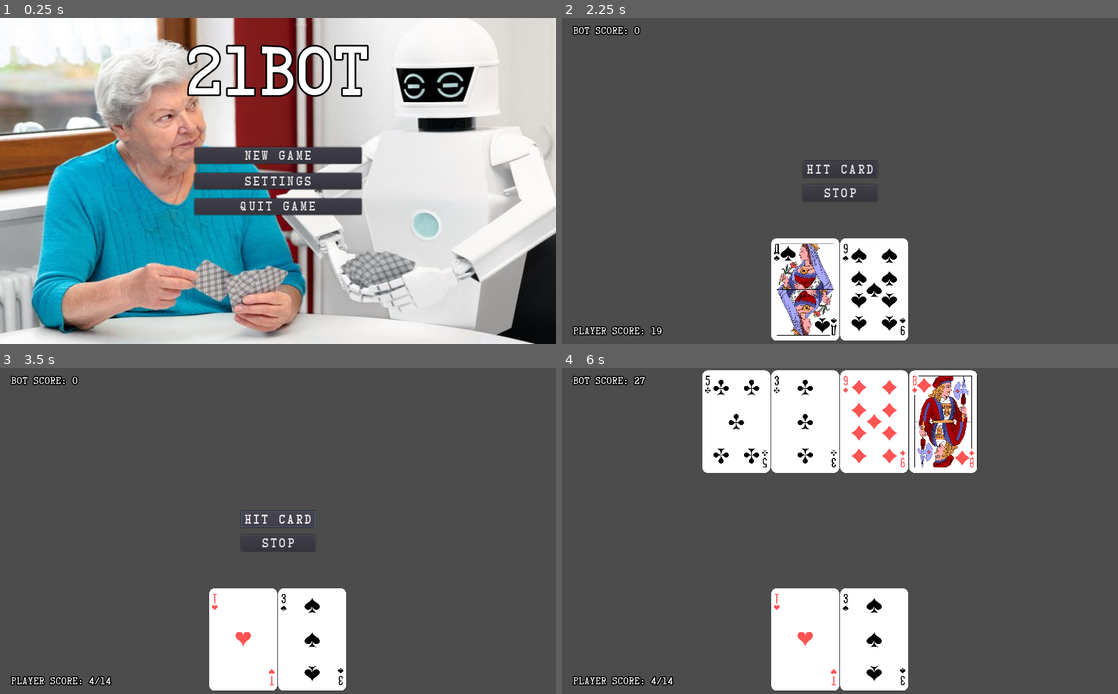
Above: before the commit, frames 1-4 (two rows, left to right).
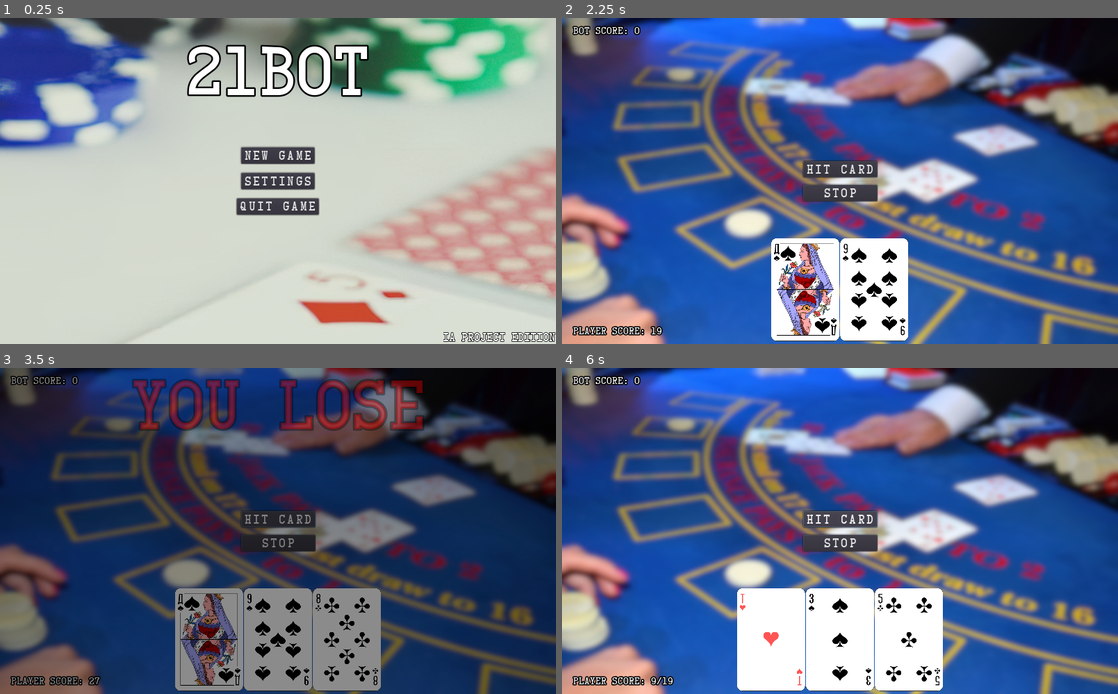
Above: after the commit, the same moments.

Repository: Green-Tortoises/21bot
Game: Godot game, scene res://Menus/MainMenu.tscn
Two runs of this game, one before a commit and one after it. Both use one fixed random seed, a clock stepped at 60 frames per second and the inputs below.
Inputs (mouse positions are in pixels of both pictures, inside the frame that each line leads up to):
- Up to frame 1 (0.25 s): no input
- Up to frame 2 (2.25 s): click "Settings" at 0.5 s; click "Back to menu" at 1.25 s; click "New Game" at 2 s
- Up to frame 3 (3.5 s): click "Hit card" at 2.75 s
- Up to frame 4 (6 s): click (840, 544) at 3.5 s, where only the run before the commit has a clickable "Stop"; hold Home (ui_home) 4.28-5 s; click (840, 514) at 5 s, where only the run after the commit has a clickable "Reset"; click (840, 517) at 5.75 s, where only the run after the commit has a clickable "Hit card"

The runs differ from the first frame. In frame 1, 82% of the frame differs, in the area x 0-100%, y 0-100%; in frame 2, 90%; in frame 3, 87%; in frame 4, 91%.

Commit message:
feat: refeito toda a interface do jogo

Diff:
--- a/21bot/Menus/MainMenu.gd
+++ b/21bot/Menus/MainMenu.gd
@@ -1,7 +1,4 @@
 extends Control
-
-func _ready():
-	print(ModelController.run_ai())
 
 func _on_NewGame_pressed():
 	var _err = get_tree().change_scene("res://Scenes/GameScene.tscn")
--- a/21bot/Menus/MainMenu.tscn
+++ b/21bot/Menus/MainMenu.tscn
@@ -1,9 +1,18 @@
-[gd_scene load_steps=5 format=2]
+[gd_scene load_steps=7 format=2]
 
 [ext_resource path="res://Menus/MainMenu.gd" type="Script" id=1]
-[ext_resource path="res://Assets/21Bot.jpg" type="Texture" id=2]
+[ext_resource path="res://Assets/main_menu.jpg" type="Texture" id=2]
 [ext_resource path="res://Fonts/Button.tres" type="DynamicFont" id=3]
 [ext_resource path="res://Fonts/Title.tres" type="DynamicFont" id=4]
+
+[sub_resource type="DynamicFontData" id=1]
+font_path = "res://Assets/CardFont.ttf"
+
+[sub_resource type="DynamicFont" id=2]
+size = 18
+outline_size = 1
+outline_color = Color( 0, 0, 0, 1 )
+font_data = SubResource( 1 )
 
 [node name="MainMenu" type="Control"]
 anchor_right = 1.0
@@ -14,61 +23,78 @@
 anchor_right = 1.0
 anchor_bottom = 1.0
 texture = ExtResource( 2 )
+expand = true
 stretch_mode = 1
 
+[node name="EditionBoxVertical" type="VBoxContainer" parent="."]
+anchor_right = 1.0
+anchor_bottom = 1.0
+alignment = 2
+
+[node name="EditionBoxHorizontal" type="HBoxContainer" parent="EditionBoxVertical"]
+margin_top = 578.0
+margin_right = 1024.0
+margin_bottom = 600.0
+custom_constants/separation = 0
+alignment = 2
+
+[node name="Label" type="Label" parent="EditionBoxVertical/EditionBoxHorizontal"]
+margin_left = 808.0
+margin_right = 1024.0
+margin_bottom = 22.0
+custom_fonts/font = SubResource( 2 )
+text = "IA Project Edition"
+
 [node name="Title" type="VBoxContainer" parent="."]
-anchor_left = 0.5
-anchor_right = 0.5
-margin_left = -250.0
-margin_right = 250.0
-margin_bottom = 40.0
+anchor_right = 1.0
+anchor_bottom = 1.0
 
 [node name="VSplitContainer" type="VSplitContainer" parent="Title"]
-margin_right = 500.0
+margin_right = 1024.0
 margin_bottom = 25.0
 rect_min_size = Vector2( 0, 25 )
 collapsed = true
 
 [node name="Label" type="Label" parent="Title"]
 margin_top = 29.0
-margin_right = 500.0
+margin_right = 1024.0
 margin_bottom = 156.0
 custom_fonts/font = ExtResource( 4 )
 text = "21Bot"
 align = 1
 
 [node name="Buttons" type="VBoxContainer" parent="."]
-anchor_left = 0.5
-anchor_top = 0.5
-anchor_right = 0.5
-anchor_bottom = 0.5
-margin_left = -154.0
-margin_top = -201.0
-margin_right = 154.0
-margin_bottom = 201.0
+anchor_right = 1.0
+anchor_bottom = 1.0
 size_flags_horizontal = 4
 size_flags_vertical = 4
 custom_constants/separation = 17
 alignment = 1
 
 [node name="NewGame" type="Button" parent="Buttons"]
-margin_top = 139.0
-margin_right = 308.0
-margin_bottom = 169.0
+margin_left = 443.0
+margin_top = 238.0
+margin_right = 580.0
+margin_bottom = 268.0
+size_flags_horizontal = 4
 custom_fonts/font = ExtResource( 3 )
 text = "New Game"
 
 [node name="Settings" type="Button" parent="Buttons"]
-margin_top = 186.0
-margin_right = 308.0
-margin_bottom = 216.0
+margin_left = 443.0
+margin_top = 285.0
+margin_right = 580.0
+margin_bottom = 315.0
+size_flags_horizontal = 4
 custom_fonts/font = ExtResource( 3 )
 text = "Settings"
 
 [node name="Quit" type="Button" parent="Buttons"]
-margin_top = 233.0
-margin_right = 308.0
-margin_bottom = 263.0
+margin_left = 435.0
+margin_top = 332.0
+margin_right = 588.0
+margin_bottom = 362.0
+size_flags_horizontal = 4
 custom_fonts/font = ExtResource( 3 )
 text = "Quit Game"
 
--- a/21bot/Menus/OptionsMenu.gd
+++ b/21bot/Menus/OptionsMenu.gd
@@ -2,12 +2,20 @@
 
 onready var model_selector = $Center/OptionsBox/Options/ModelSelection
 
+onready var card_dealing_label = $Center/OptionsBox/Options/CardDealing
+onready var card_dealing       = $Center/OptionsBox/Options/CardDealingTimer
+
 var model_controller = ModelController
+var settings         = GameSettings
 
 # Called when the node enters the scene tree for the first time.
 func _ready():
+
+	card_dealing_label.text = "   Card Dealing Timer: " + str(settings.card_timer)
+	card_dealing.value      = settings.card_timer
+
 	for model in model_controller.AiModels:
-		model_selector.add_item(model)
+		model_selector.add_item(model.replace("_"," "))
 
 	model_selector.select(model_controller.selected_model)
 
@@ -18,3 +26,8 @@
 func _on_ModelSelection_item_selected(index):
 	model_controller.selected_model = index
 	print(model_controller.selected_model)
+
+
+func _on_CardDealingTimer_value_changed(value):
+	settings.card_timer     = value
+	card_dealing_label.text = "   Card Dealing Timer: " + str(settings.card_timer)
--- a/21bot/Menus/OptionsMenu.tscn
+++ b/21bot/Menus/OptionsMenu.tscn
@@ -1,21 +1,33 @@
-[gd_scene load_steps=5 format=2]
+[gd_scene load_steps=9 format=2]
 
 [ext_resource path="res://Fonts/Button.tres" type="DynamicFont" id=1]
 [ext_resource path="res://Assets/CardFont.ttf" type="DynamicFontData" id=2]
 [ext_resource path="res://Menus/OptionsMenu.gd" type="Script" id=3]
+[ext_resource path="res://Assets/options_menu.png" type="Texture" id=4]
 
 [sub_resource type="DynamicFont" id=1]
 font_data = ExtResource( 2 )
+
+[sub_resource type="DynamicFontData" id=3]
+font_path = "res://Assets/CardFont.ttf"
+
+[sub_resource type="DynamicFont" id=4]
+size = 12
+font_data = SubResource( 3 )
+
+[sub_resource type="Theme" id=2]
+default_font = SubResource( 4 )
 
 [node name="Options" type="Control"]
 anchor_right = 1.0
 anchor_bottom = 1.0
 script = ExtResource( 3 )
 
-[node name="ColorRect" type="ColorRect" parent="."]
+[node name="TextureRect" type="TextureRect" parent="."]
 anchor_right = 1.0
 anchor_bottom = 1.0
-color = Color( 0.4, 0.811765, 0.803922, 1 )
+texture = ExtResource( 4 )
+expand = true
 
 [node name="Center" type="CenterContainer" parent="."]
 anchor_right = 1.0
@@ -27,7 +39,7 @@
 margin_right = 762.0
 margin_bottom = 550.0
 rect_min_size = Vector2( 500, 500 )
-color = Color( 0.137255, 0.117647, 0.117647, 1 )
+color = Color( 0.137255, 0.117647, 0.117647, 0.937255 )
 
 [node name="Options" type="VBoxContainer" parent="Center/OptionsBox"]
 anchor_right = 1.0
@@ -47,7 +59,7 @@
 text = "Options"
 align = 1
 
-[node name="Title2" type="Label" parent="Center/OptionsBox/Options"]
+[node name="AIModel" type="Label" parent="Center/OptionsBox/Options"]
 margin_top = 73.0
 margin_right = 500.0
 margin_bottom = 93.0
@@ -58,12 +70,34 @@
 margin_left = 25.0
 margin_top = 110.0
 margin_right = 475.0
-margin_bottom = 130.0
+margin_bottom = 131.0
 rect_min_size = Vector2( 450, 0 )
 size_flags_horizontal = 4
+theme = SubResource( 2 )
+
+[node name="CardDealing" type="Label" parent="Center/OptionsBox/Options"]
+margin_top = 148.0
+margin_right = 500.0
+margin_bottom = 168.0
+custom_fonts/font = SubResource( 1 )
+text = "   Card Dealing Timer"
+
+[node name="CardDealingTimer" type="HSlider" parent="Center/OptionsBox/Options"]
+margin_left = 25.0
+margin_top = 185.0
+margin_right = 475.0
+margin_bottom = 201.0
+rect_min_size = Vector2( 450, 0 )
+size_flags_horizontal = 4
+min_value = 0.1
+max_value = 5.0
+step = 0.1
+value = 0.1
+tick_count = 5
+ticks_on_borders = true
 
 [node name="BackToMenu" type="VBoxContainer" parent="Center/OptionsBox/Options"]
-margin_top = 147.0
+margin_top = 218.0
 margin_right = 500.0
 margin_bottom = 500.0
 size_flags_horizontal = 3
@@ -72,19 +106,20 @@
 
 [node name="Button" type="Button" parent="Center/OptionsBox/Options/BackToMenu"]
 margin_left = 25.0
-margin_top = 304.0
+margin_top = 233.0
 margin_right = 475.0
-margin_bottom = 334.0
+margin_bottom = 263.0
 rect_min_size = Vector2( 450, 0 )
 size_flags_horizontal = 4
 custom_fonts/font = ExtResource( 1 )
 text = "Back to menu"
 
 [node name="VSplit" type="VSplitContainer" parent="Center/OptionsBox/Options/BackToMenu"]
-margin_top = 338.0
+margin_top = 267.0
 margin_right = 500.0
-margin_bottom = 353.0
+margin_bottom = 282.0
 rect_min_size = Vector2( 0, 15 )
 
 [connection signal="item_selected" from="Center/OptionsBox/Options/ModelSelection" to="." method="_on_ModelSelection_item_selected"]
+[connection signal="value_changed" from="Center/OptionsBox/Options/CardDealingTimer" to="." method="_on_CardDealingTimer_value_changed"]
 [connection signal="pressed" from="Center/OptionsBox/Options/BackToMenu/Button" to="." method="_on_Button_pressed"]
--- a/21bot/Players/Player.gd
+++ b/21bot/Players/Player.gd
@@ -2,7 +2,6 @@
 class_name Player
 
 onready var cards = $Cards
-onready var tween = $Tween
 
 var scoreboard : String  = ""
 var minimum_score : int = 0
--- /dev/null
+++ b/21bot/Scenes/GameOver.gd
@@ -0,0 +1,37 @@
+extends Control
+class_name GameOver
+
+signal quit_game
+signal reset_game
+
+enum State {
+	BotWins,
+	PlayerWins,
+}
+
+export(State) var winner = State.PlayerWins setget set_winner
+
+onready var label = $GameOverLabel
+
+func _ready():
+	if winner == State.PlayerWins:
+		label.text = "YOU WIN"
+		label.set("custom_colors/font_color", Color(0,1,0))
+	else:
+		label.text = "YOU LOSE"
+		label.set("custom_colors/font_color", Color(1,0,0))
+
+	get_tree().paused = true
+
+func set_winner(new_winner):
+	winner = new_winner
+
+func _on_Reset_pressed():
+	get_tree().paused = false
+	emit_signal("reset_game")
+	self.queue_free()
+
+func _on_Quit_pressed():
+	get_tree().paused = false
+	emit_signal("quit_game")
+	self.queue_free()
--- a/21bot/Scenes/GameOver.tscn
+++ b/21bot/Scenes/GameOver.tscn
@@ -1,13 +1,293 @@
-[gd_scene format=2]
+[gd_scene load_steps=6 format=2]
+
+[ext_resource path="res://Fonts/Title.tres" type="DynamicFont" id=1]
+[ext_resource path="res://Fonts/Button.tres" type="DynamicFont" id=2]
+[ext_resource path="res://Scenes/GameOver.gd" type="Script" id=3]
+
+[sub_resource type="Animation" id=1]
+length = 0.001
+tracks/0/type = "value"
+tracks/0/path = NodePath("Background:modulate")
+tracks/0/interp = 1
+tracks/0/loop_wrap = true
+tracks/0/imported = false
+tracks/0/enabled = true
+tracks/0/keys = {
+"times": PoolRealArray( 0 ),
+"transitions": PoolRealArray( 1 ),
+"update": 0,
+"values": [ Color( 1, 1, 1, 1 ) ]
+}
+tracks/1/type = "value"
+tracks/1/path = NodePath("Background:visible")
+tracks/1/interp = 1
+tracks/1/loop_wrap = true
+tracks/1/imported = false
+tracks/1/enabled = true
+tracks/1/keys = {
+"times": PoolRealArray( 0 ),
+"transitions": PoolRealArray( 1 ),
+"update": 0,
+"values": [ true ]
+}
+tracks/2/type = "value"
+tracks/2/path = NodePath("GameOverLabel:modulate")
+tracks/2/interp = 1
+tracks/2/loop_wrap = true
+tracks/2/imported = false
+tracks/2/enabled = true
+tracks/2/keys = {
+"times": PoolRealArray( 0 ),
+"transitions": PoolRealArray( 1 ),
+"update": 0,
+"values": [ Color( 1, 1, 1, 0 ) ]
+}
+tracks/3/type = "value"
+tracks/3/path = NodePath("GameOverLabel:visible")
+tracks/3/interp = 1
+tracks/3/loop_wrap = true
+tracks/3/imported = false
+tracks/3/enabled = true
+tracks/3/keys = {
+"times": PoolRealArray( 0 ),
+"transitions": PoolRealArray( 1 ),
+"update": 0,
+"values": [ false ]
+}
+tracks/4/type = "value"
+tracks/4/path = NodePath("Options:visible")
+tracks/4/interp = 1
+tracks/4/loop_wrap = true
+tracks/4/imported = false
+tracks/4/enabled = true
+tracks/4/keys = {
+"times": PoolRealArray( 0 ),
+"transitions": PoolRealArray( 1 ),
+"update": 0,
+"values": [ false ]
+}
+tracks/5/type = "value"
+tracks/5/path = NodePath("Options/Reset:modulate")
+tracks/5/interp = 1
+tracks/5/loop_wrap = true
+tracks/5/imported = false
+tracks/5/enabled = true
+tracks/5/keys = {
+"times": PoolRealArray( 0 ),
+"transitions": PoolRealArray( 1 ),
+"update": 0,
+"values": [ Color( 1, 1, 1, 0 ) ]
+}
+tracks/6/type = "value"
+tracks/6/path = NodePath("Options/Quit:modulate")
+tracks/6/interp = 1
+tracks/6/loop_wrap = true
+tracks/6/imported = false
+tracks/6/enabled = true
+tracks/6/keys = {
+"times": PoolRealArray( 0 ),
+"transitions": PoolRealArray( 1 ),
+"update": 0,
+"values": [ Color( 1, 1, 1, 0 ) ]
+}
+tracks/7/type = "value"
+tracks/7/path = NodePath("Options/Reset:disabled")
+tracks/7/interp = 1
+tracks/7/loop_wrap = true
+tracks/7/imported = false
+tracks/7/enabled = true
+tracks/7/keys = {
+"times": PoolRealArray( 0 ),
+"transitions": PoolRealArray( 1 ),
+"update": 0,
+"values": [ true ]
+}
+tracks/8/type = "value"
+tracks/8/path = NodePath("Options/Quit:disabled")
+tracks/8/interp = 1
+tracks/8/loop_wrap = true
+tracks/8/imported = false
+tracks/8/enabled = true
+tracks/8/keys = {
+"times": PoolRealArray( 0 ),
+"transitions": PoolRealArray( 1 ),
+"update": 0,
+"values": [ true ]
+}
+
+[sub_resource type="Animation" id=2]
+resource_name = "Start"
+length = 1.6
+tracks/0/type = "value"
+tracks/0/path = NodePath("Background:modulate")
+tracks/0/interp = 1
+tracks/0/loop_wrap = true
+tracks/0/imported = false
+tracks/0/enabled = true
+tracks/0/keys = {
+"times": PoolRealArray( 0, 0.5 ),
+"transitions": PoolRealArray( 1, 1 ),
+"update": 0,
+"values": [ Color( 1, 1, 1, 0 ), Color( 1, 1, 1, 0.45098 ) ]
+}
+tracks/1/type = "value"
+tracks/1/path = NodePath("Background:visible")
+tracks/1/interp = 1
+tracks/1/loop_wrap = true
+tracks/1/imported = false
+tracks/1/enabled = true
+tracks/1/keys = {
+"times": PoolRealArray( 0 ),
+"transitions": PoolRealArray( 1 ),
+"update": 1,
+"values": [ true ]
+}
+tracks/2/type = "value"
+tracks/2/path = NodePath("GameOverLabel:modulate")
+tracks/2/interp = 1
+tracks/2/loop_wrap = true
+tracks/2/imported = false
+tracks/2/enabled = true
+tracks/2/keys = {
+"times": PoolRealArray( 0.5, 1 ),
+"transitions": PoolRealArray( 1, 1 ),
+"update": 0,
+"values": [ Color( 1, 1, 1, 0 ), Color( 1, 1, 1, 1 ) ]
+}
+tracks/3/type = "value"
+tracks/3/path = NodePath("GameOverLabel:visible")
+tracks/3/interp = 1
+tracks/3/loop_wrap = true
+tracks/3/imported = false
+tracks/3/enabled = true
+tracks/3/keys = {
+"times": PoolRealArray( 0, 0.5 ),
+"transitions": PoolRealArray( 1, 1 ),
+"update": 1,
+"values": [ false, true ]
+}
+tracks/4/type = "value"
+tracks/4/path = NodePath("Options:visible")
+tracks/4/interp = 1
+tracks/4/loop_wrap = true
+tracks/4/imported = false
+tracks/4/enabled = true
+tracks/4/keys = {
+"times": PoolRealArray( 0, 1 ),
+"transitions": PoolRealArray( 1, 1 ),
+"update": 1,
+"values": [ false, true ]
+}
+tracks/5/type = "value"
+tracks/5/path = NodePath("Options/Reset:modulate")
+tracks/5/interp = 1
+tracks/5/loop_wrap = true
+tracks/5/imported = false
+tracks/5/enabled = true
+tracks/5/keys = {
+"times": PoolRealArray( 1, 1.3 ),
+"transitions": PoolRealArray( 1, 1 ),
+"update": 0,
+"values": [ Color( 1, 1, 1, 0 ), Color( 1, 1, 1, 1 ) ]
+}
+tracks/6/type = "value"
+tracks/6/path = NodePath("Options/Quit:modulate")
+tracks/6/interp = 1
+tracks/6/loop_wrap = true
+tracks/6/imported = false
+tracks/6/enabled = true
+tracks/6/keys = {
+"times": PoolRealArray( 1.3, 1.6 ),
+"transitions": PoolRealArray( 1, 1 ),
+"update": 0,
+"values": [ Color( 1, 1, 1, 0 ), Color( 1, 1, 1, 1 ) ]
+}
+tracks/7/type = "value"
+tracks/7/path = NodePath("Options/Reset:disabled")
+tracks/7/interp = 1
+tracks/7/loop_wrap = true
+tracks/7/imported = false
+tracks/7/enabled = true
+tracks/7/keys = {
+"times": PoolRealArray( 0, 1.6 ),
+"transitions": PoolRealArray( 1, 1 ),
+"update": 1,
+"values": [ true, false ]
+}
+tracks/8/type = "value"
+tracks/8/path = NodePath("Options/Quit:disabled")
+tracks/8/interp = 1
+tracks/8/loop_wrap = true
+tracks/8/imported = false
+tracks/8/enabled = true
+tracks/8/keys = {
+"times": PoolRealArray( 0, 1.6 ),
+"transitions": PoolRealArray( 1, 1 ),
+"update": 1,
+"values": [ true, false ]
+}
 
 [node name="GameOver" type="Control"]
+pause_mode = 2
 anchor_right = 1.0
 anchor_bottom = 1.0
-
-[node name="Background" type="TextureRect" parent="."]
+script = ExtResource( 3 )
+
+[node name="Background" type="ColorRect" parent="."]
 anchor_right = 1.0
 anchor_bottom = 1.0
-
-[node name="Label" type="Label" parent="."]
-margin_right = 40.0
-margin_bottom = 14.0
+color = Color( 0, 0, 0, 1 )
+
+[node name="GameOverLabel" type="Label" parent="."]
+visible = false
+modulate = Color( 1, 1, 1, 0 )
+anchor_left = 0.5
+anchor_right = 0.5
+margin_left = -511.0
+margin_right = 511.0
+margin_bottom = 127.0
+size_flags_horizontal = 3
+custom_colors/font_color = Color( 1, 0, 0, 1 )
+custom_fonts/font = ExtResource( 1 )
+text = "GAME OVER"
+align = 1
+
+[node name="Options" type="VBoxContainer" parent="."]
+visible = false
+anchor_right = 1.0
+anchor_bottom = 1.0
+size_flags_horizontal = 4
+size_flags_vertical = 4
+custom_constants/separation = 31
+alignment = 1
+
+[node name="Reset" type="Button" parent="Options"]
+modulate = Color( 1, 1, 1, 0 )
+margin_left = 467.0
+margin_top = 254.0
+margin_right = 556.0
+margin_bottom = 284.0
+size_flags_horizontal = 4
+custom_fonts/font = ExtResource( 2 )
+disabled = true
+text = "Reset"
+
+[node name="Quit" type="Button" parent="Options"]
+modulate = Color( 1, 1, 1, 0 )
+margin_left = 475.0
+margin_top = 315.0
+margin_right = 548.0
+margin_bottom = 345.0
+size_flags_horizontal = 4
+size_flags_vertical = 0
+custom_fonts/font = ExtResource( 2 )
+disabled = true
+text = "Quit"
+
+[node name="ScreenAnimation" type="AnimationPlayer" parent="."]
+autoplay = "Start"
+anims/RESET = SubResource( 1 )
+anims/Start = SubResource( 2 )
+
+[connection signal="pressed" from="Options/Reset" to="." method="_on_Reset_pressed"]
+[connection signal="pressed" from="Options/Quit" to="." method="_on_Quit_pressed"]
--- a/21bot/Scenes/GameScene.gd
+++ b/21bot/Scenes/GameScene.gd
@@ -1,6 +1,7 @@
 extends Control
 
 export(PackedScene) var card
+export(PackedScene) var game_over_scene
 
 """
 Player variables
@@ -29,17 +30,24 @@
 onready var options_buttons_box = $Options
 
 func _ready():
+	randomize()
 
 	set_deck_of_cards()
 
 	_add_card_to_player()
 	_add_card_to_player()
 
-func reset_game():
+func _reset_game():
 
 	set_deck_of_cards()
 
 	player.remove_cards()
+	bot.remove_cards()
+
+	bot_scoreboard    = "0"
+	_update_bot_score_text()
+
+	options_buttons_box.visible = true
 
 	_add_card_to_player()
 	_add_card_to_player()
@@ -61,8 +69,16 @@
 """
 func start_bot_turn():
 
-	while bot.minimum_score < 21:
+	while bot.maximum_score < 21 and bot.maximum_score <= player.maximum_score:
 		_add_card_to_bot()
+		yield(get_tree().create_timer(GameSettings.card_timer), "timeout")
+
+	var winner = GameOver.State.PlayerWins
+
+	if bot.minimum_score <= 21 and bot.maximum_score > player.maximum_score:
+		winner = GameOver.State.BotWins
+
+	_show_game_over_screen(winner)
 
 func _add_card_to_bot():
 
@@ -94,8 +110,29 @@
 	_add_card_to_player()
 
 	if player.minimum_score > 21:
-		reset_game()
+		_show_game_over_screen(GameOver.State.BotWins)
 
 func _on_Stop_pressed():
 	options_buttons_box.visible = false
 	start_bot_turn()
+
+"""
+Keyboard input handling
+"""
+func _input(event):
+
+	if event.is_action_pressed("ui_home"):
+		_quit_game()
+
+func _quit_game():
+	var _err = get_tree().change_scene("res://Menus/MainMenu.tscn")
+
+func _show_game_over_screen(winner):
+	var game_over_scene_instance : GameOver = game_over_scene.instance()
+
+	var _err  = game_over_scene_instance.connect("reset_game",self,"_reset_game")
+	var _err2 = game_over_scene_instance.connect("quit_game",self,"_quit_game")
+
+	game_over_scene_instance.winner = winner
+
+	get_tree().get_root().call_deferred("add_child",game_over_scene_instance)
--- a/21bot/Scenes/GameScene.tscn
+++ b/21bot/Scenes/GameScene.tscn
@@ -1,11 +1,12 @@
-[gd_scene load_steps=8 format=2]
+[gd_scene load_steps=9 format=2]
 
-[ext_resource path="res://Assets/unknown.png" type="Texture" id=1]
+[ext_resource path="res://Assets/game-scene.jpg" type="Texture" id=1]
 [ext_resource path="res://Cards/Card.tscn" type="PackedScene" id=2]
 [ext_resource path="res://Fonts/Button.tres" type="DynamicFont" id=3]
 [ext_resource path="res://Scenes/GameScene.gd" type="Script" id=4]
 [ext_resource path="res://Assets/CardFont.ttf" type="DynamicFontData" id=5]
 [ext_resource path="res://Players/Player.gd" type="Script" id=6]
+[ext_resource path="res://Scenes/GameOver.tscn" type="PackedScene" id=7]
 
 [sub_resource type="DynamicFont" id=1]
 outline_size = 2
@@ -17,12 +18,13 @@
 anchor_bottom = 1.0
 script = ExtResource( 4 )
 card = ExtResource( 2 )
+game_over_scene = ExtResource( 7 )
 
 [node name="TextureRect" type="TextureRect" parent="."]
-visible = false
 anchor_right = 1.0
 anchor_bottom = 1.0
 texture = ExtResource( 1 )
+expand = true
 stretch_mode = 1
 
 [node name="Player" type="VBoxContainer" parent="."]
--- a/21bot/AI/ModelController.gd
+++ b/21bot/Singleton/AI/ModelController.gd
@@ -1,13 +1,14 @@
 extends Node
 
 enum AiModels {
-	Expectiminmax,
+	Expectiminimax,
 	Genetic_Algorithm
+	Counting_Card
 }
 
 const AI_FOLDER = "AI"
 
-var selected_model = AiModels.Expectiminmax
+var selected_model = AiModels.Expectiminimax
 
 # Called when the node enters the scene tree for the first time.
 func _ready():
--- /dev/null
+++ b/21bot/Singleton/GameSettings.gd
@@ -0,0 +1,8 @@
+extends Node
+
+var card_timer = 1
+
+
+# Called when the node enters the scene tree for the first time.
+func _ready():
+	pass # Replace with function body.
--- /dev/null
+++ b/21bot/default_bus_layout.tres
@@ -0,0 +1,9 @@
+[gd_resource type="AudioBusLayout" format=2]
+
+[resource]
+bus/1/name = "SFX"
+bus/1/solo = false
+bus/1/mute = false
+bus/1/bypass_fx = false
+bus/1/volume_db = 0.0
+bus/1/send = "Master"
--- a/21bot/project.godot
+++ b/21bot/project.godot
@@ -19,6 +19,11 @@
 "language": "GDScript",
 "path": "res://Cards/CardDeck.gd"
 }, {
+"base": "Control",
+"class": "GameOver",
+"language": "GDScript",
+"path": "res://Scenes/GameOver.gd"
+}, {
 "base": "VBoxContainer",
 "class": "Player",
 "language": "GDScript",
@@ -27,6 +32,7 @@
 _global_script_class_icons={
 "Card": "",
 "CardDeck": "",
+"GameOver": "",
 "Player": ""
 }
 
@@ -38,7 +44,8 @@
 
 [autoload]
 
-ModelController="*res://AI/ModelController.gd"
+ModelController="*res://Singleton/AI/ModelController.gd"
+GameSettings="*res://Singleton/GameSettings.gd"
 
 [display]
 
@@ -49,6 +56,15 @@
 
 singletons=[  ]
 
+[input]
+
+ui_home={
+"deadzone": 0.5,
+"events": [ Object(InputEventKey,"resource_local_to_scene":false,"resource_name":"","device":0,"alt":false,"shift":false,"control":false,"meta":false,"command":false,"pressed":false,"scancode":16777229,"physical_scancode":0,"unicode":0,"echo":false,"script":null)
+, Object(InputEventKey,"resource_local_to_scene":false,"resource_name":"","device":0,"alt":false,"shift":false,"control":false,"meta":false,"command":false,"pressed":false,"scancode":0,"physical_scancode":16777217,"unicode":0,"echo":false,"script":null)
+ ]
+}
+
 [physics]
 
 common/enable_pause_aware_picking=true
Binary file removed: 21bot/Assets/21Bot.jpg
Binary file added: 21bot/Assets/game-scene.jpg
Not shown, changed: 21bot/Assets/game-scene.jpg.import
Binary file added: 21bot/Assets/main_menu.jpg
Not shown, changed: 21bot/Assets/main_menu.jpg.import
Binary file added: 21bot/Assets/options_menu.png
Not shown, added: 21bot/Assets/options_menu.png.import
Binary file removed: 21bot/Assets/unknown.png
